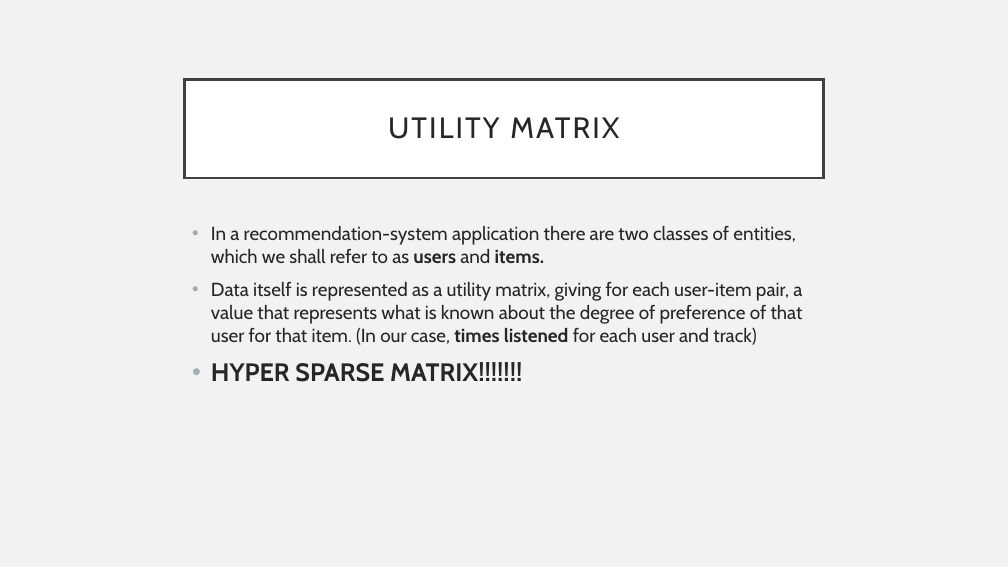
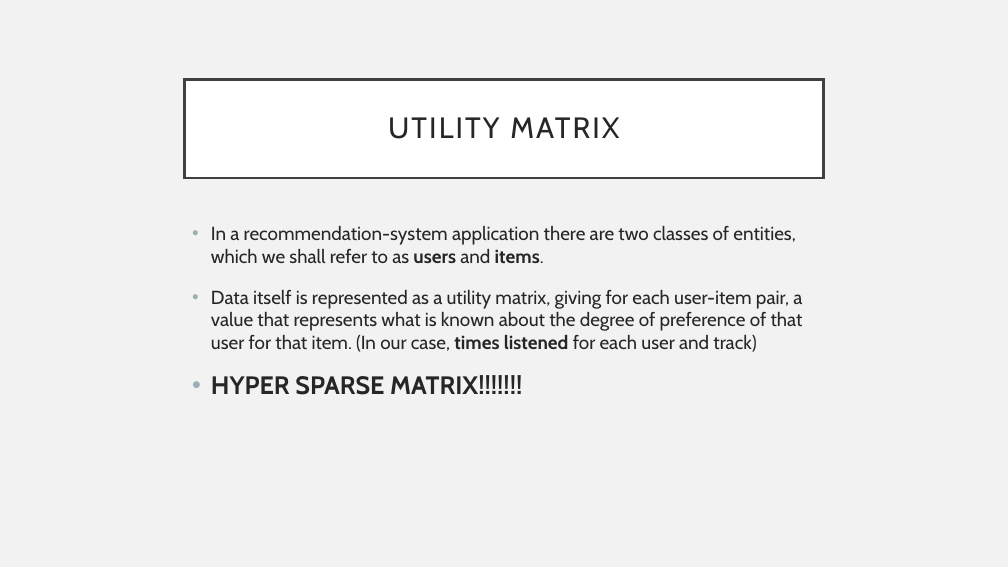
Before and after one commit to alexing/musicmagal, a slide deck: slide 4 of presentation.pptx (slide 7 before the commit). Drawn at 1008x567 pixels with LibreOffice and Linux fonts; fonts in the diff are those of the drawing. Boxes give left, top, right and bottom in pixels: in the first picture for what was removed or moved away, otherwise in the second. Text is boxed around its words. In the diff, an @@ line names an element or a change of style, - is before the commit and + after.

Commit message:
final presentation

```diff
--- a/presentation.pptx
+++ b/presentation.pptx
@@ text "In a recommendation-system application there ..." at bbox=[211, 226, 795, 263]: bold off in "items." @@
@@ text at bbox=[211, 282, 803, 382]: paragraphs removed @@
-• Data itself is represented as a utility matrix, giving for each user-item pair, a value that represents what is known about the degree of preference of that user for that item. (In our case, times listened for each user and track)
-• HYPER SPARSE MATRIX!!!!!!!
@@ text added at bbox=[211, 290, 803, 352], 18 pt, text #262626 @@
+• Data itself is represented as a utility matrix, giving for each user-item pair, a value that represents what is known about the degree of preference of that user for that item. (In our case, times listened for each user and track)
@@ text added at bbox=[211, 375, 522, 395], 24 pt, text #262626, bold @@
+• HYPER SPARSE MATRIX!!!!!!!
```
Also in this commit, not shown: 3 other slides changed, 2 slides added, 2 slides removed, 3 other files.
